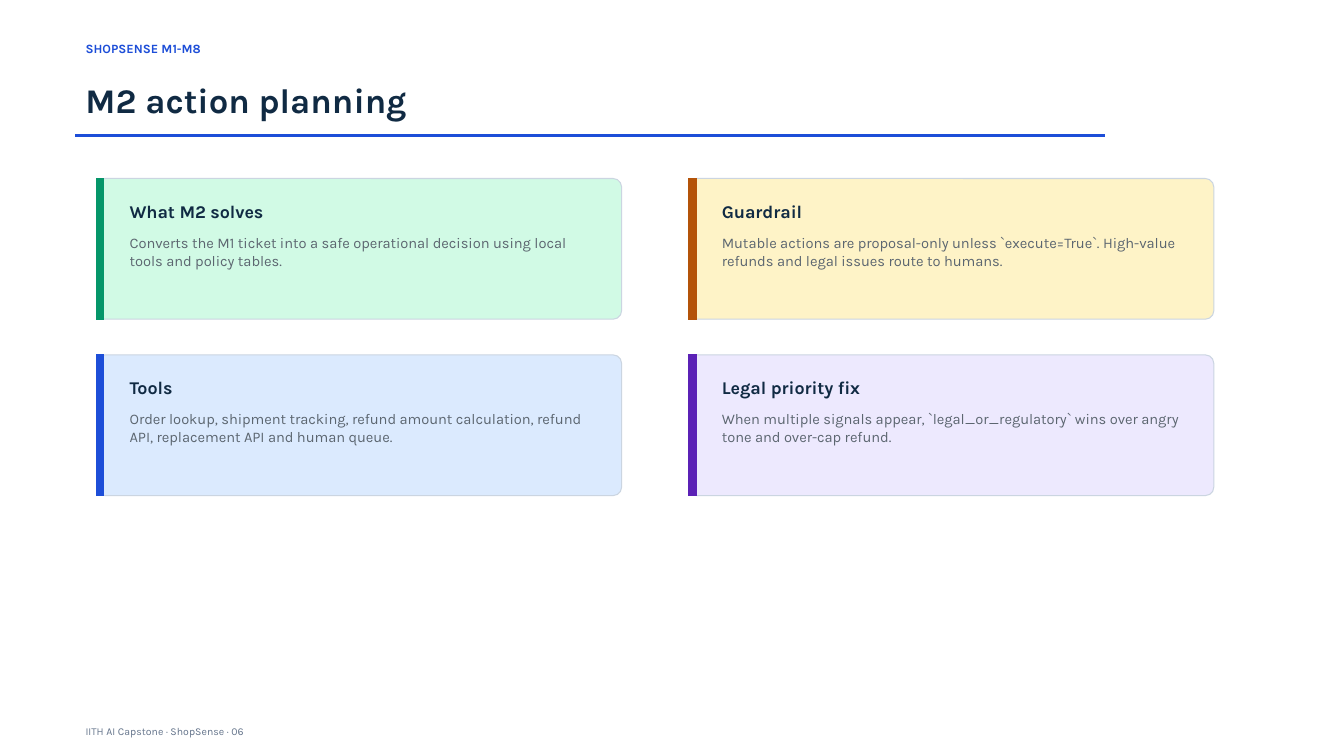
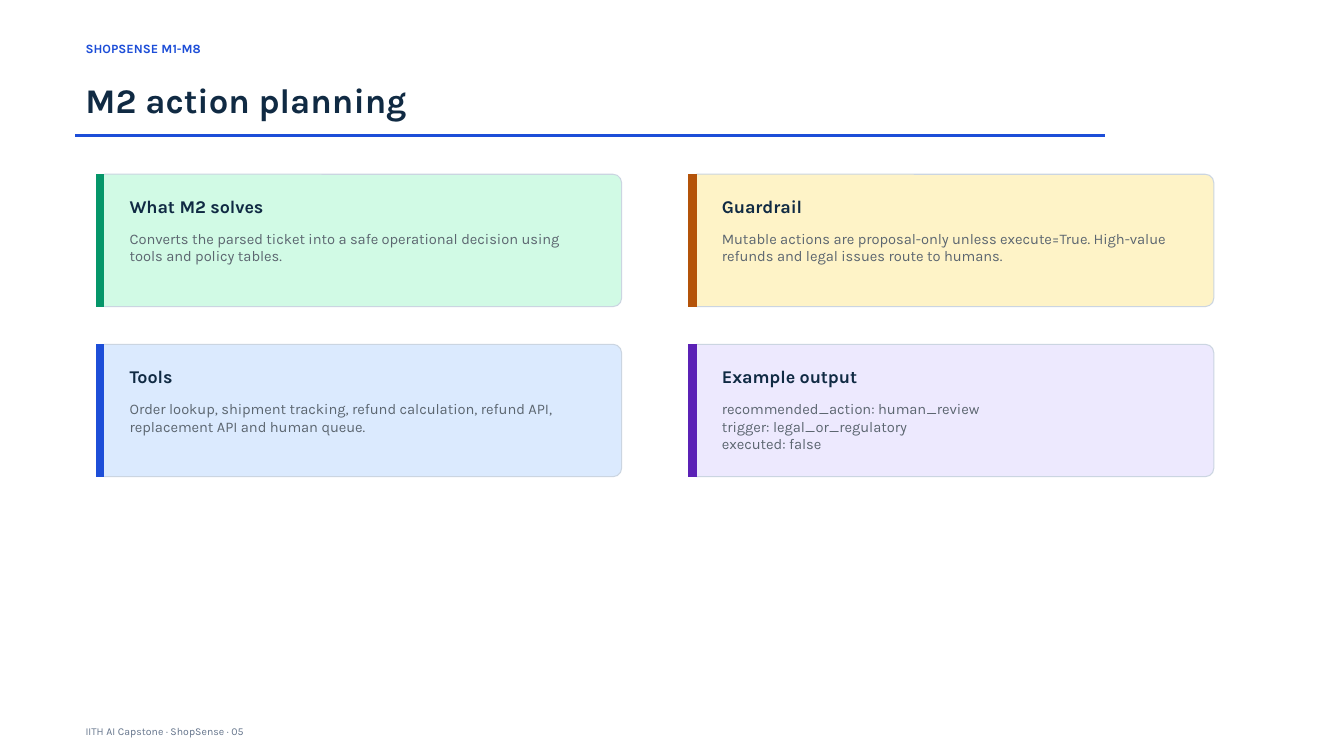
Before and after one commit to abhraj786/iith-ai-capstone-shopsense, a slide deck: slide 5 of docs/deck/iith-ai-capstone-shopsense.pptx (slide 6 before the commit). Drawn at 1344x756 pixels with LibreOffice and Linux fonts; fonts in the diff are those of the drawing. Boxes give left, top, right and bottom in pixels: in the first picture for what was removed or moved away, otherwise in the second. Text is boxed around its words. In the diff, an @@ line names an element or a change of style, - is before the commit and + after.

Commit message:
docs: condense capstone deck

```diff
--- a/docs/deck/iith-ai-capstone-shopsense.pptx
+++ b/docs/deck/iith-ai-capstone-shopsense.pptx
@@ rounded rectangle resized from (x1=97, y1=178, x2=622, y2=320) to (x1=97, y1=174, x2=622, y2=307) @@
@@ rectangle resized from (x1=97, y1=178, x2=104, y2=320) to (x1=97, y1=174, x2=104, y2=307) @@
@@ rounded rectangle resized from (x1=689, y1=178, x2=1214, y2=320) to (x1=689, y1=174, x2=1214, y2=307) @@
@@ rectangle resized from (x1=689, y1=178, x2=696, y2=320) to (x1=689, y1=174, x2=696, y2=307) @@
@@ text "What M2 solves" moved from (x1=130, y1=205, x2=263, y2=219) to (x1=130, y1=200, x2=263, y2=214) @@
@@ text "Guardrail" moved from (x1=722, y1=205, x2=802, y2=219) to (x1=722, y1=200, x2=802, y2=214) @@
@@ text at (x1=130, y1=234, x2=560, y2=265): text changed @@
-Converts the M1 ticket into a safe operational decision using local tools and policy tables.
+Converts the parsed ticket into a safe operational decision using tools and policy tables.
@@ text at (x1=722, y1=234, x2=1166, y2=265): text changed @@
-Mutable actions are proposal-only unless `execute=True`. High-value refunds and legal issues route to humans.
+Mutable actions are proposal-only unless execute=True. High-value refunds and legal issues route to humans.
@@ rounded rectangle resized from (x1=97, y1=355, x2=622, y2=496) to (x1=97, y1=345, x2=622, y2=477) @@
@@ rectangle resized from (x1=97, y1=355, x2=104, y2=496) to (x1=97, y1=345, x2=104, y2=477) @@
@@ proportions changed in 4 elements at (x1=97, y1=174, x2=622, y2=307), (x1=689, y1=174, x2=1214, y2=307), (x1=97, y1=345, x2=622, y2=477), (x1=689, y1=345, x2=1214, y2=477) @@
@@ rounded rectangle resized from (x1=689, y1=355, x2=1214, y2=496) to (x1=689, y1=345, x2=1214, y2=477) @@
@@ rectangle resized from (x1=689, y1=355, x2=696, y2=496) to (x1=689, y1=345, x2=696, y2=477) @@
@@ text "Tools" moved from (x1=130, y1=381, x2=173, y2=395) to (x1=130, y1=370, x2=173, y2=384) @@
@@ text at (x1=722, y1=370, x2=857, y2=388): text changed @@
-Legal priority fix
+Example output
@@ text at (x1=130, y1=404, x2=552, y2=436): text changed @@
-Order lookup, shipment tracking, refund amount calculation, refund API, replacement API and human queue.
+Order lookup, shipment tracking, refund calculation, refund API, replacement API and human queue.
@@ text at (x1=722, y1=404, x2=979, y2=449): text changed @@
-When multiple signals appear, `legal_or_regulatory` wins over angry tone and over-cap refund.
+recommended_action: human_review
+trigger: legal_or_regulatory
+executed: false
@@ text at (x1=86, y1=728, x2=243, y2=738): text changed @@
-IITH AI Capstone · ShopSense · 06
+IITH AI Capstone · ShopSense · 05
```
Also in this commit, not shown: 6 other slides changed, 2 slides added, 9 slides removed, 1 other file.
